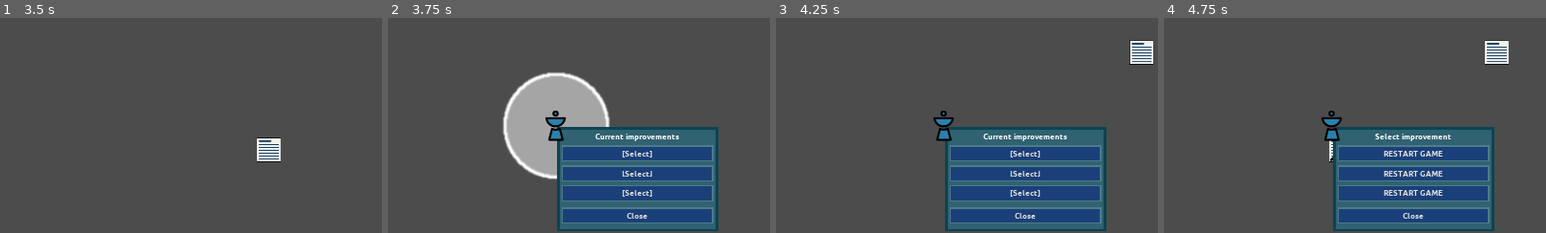
Above: before the commit, frames 1-4 (left to right).
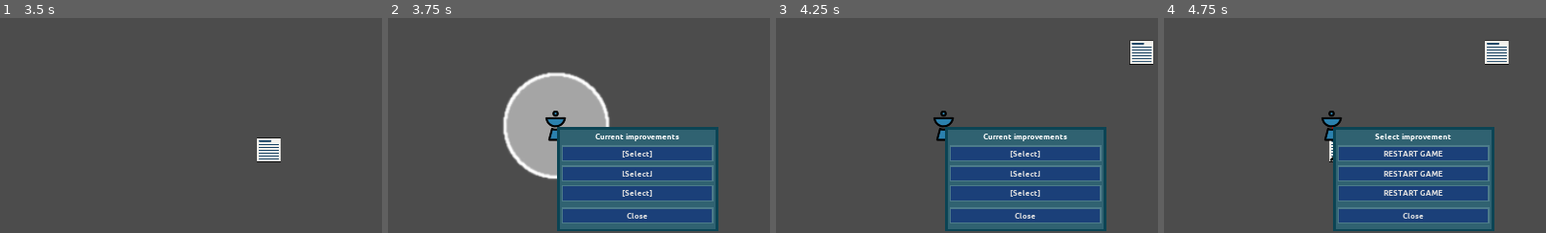
Above: after the commit, the same moments.

Repository: moisesjbc/info-harvest
Game: Godot game, scene res://menus/main_menu/main_menu.tscn
Two runs of this game, one before a commit and one after it. Both use one fixed random seed, a clock stepped at 60 frames per second and the inputs below.
Inputs (mouse positions are % of the whole screen's width and height, from its top left):
- Up to frame 1 (3.5 s): click "NEW GAME" at 0.5 s; click "COST: -30" at 1.25 s; click "COST: -30" at 2 s; click "COST: -30" at 2.75 s
- Up to frame 2 (3.75 s): tap Enter at 3.5 s; move the mouse to (72, 45) at 3.52 s; click (72, 45) at 3.67 s
- Up to frame 3 (4.25 s): no input
- Up to frame 4 (4.75 s): click "[Select]" at 4.25 s
The pictures show only the part of the screen within x 50-100%, y 20-70%; the shares and areas given below are measured in that part.

Frame 1 is identical in both runs. In frame 2, less than 0.1% of the frame differs, in the area x 44-46%, y 51-58%; in frame 3, less than 0.1%; in frame 4, less than 0.1%.
Error in both runs: Invalid call. Nonexistent function 'connect' in base 'Nil'. (res://gameplay/menus/improvement_panel.gd:39)

Commit message:
Add click outside for closing improvements panel

Diff:
--- a/godot-project/gameplay/menus/improvement_panel.gd
+++ b/godot-project/gameplay/menus/improvement_panel.gd
@@ -102,3 +102,12 @@
 	set_current_improvement_text(increase_refutation_time_str)
 	emit_signal("refutation_speed_increased", refutation_speed_increment, refutation_speed_increment_cost)
 	close()
+
+
+func _input(event):
+	if visible \
+		and event is InputEventMouseButton \
+		and event.pressed \
+		and event.button_index == BUTTON_LEFT \
+		and not $panel.get_global_rect().has_point(get_global_mouse_position()):
+		close()
--- a/godot-project/gameplay/menus/improvement_panel.tscn
+++ b/godot-project/gameplay/menus/improvement_panel.tscn
@@ -12,6 +12,7 @@
 
 [node name="improvement_panel" type="Node2D"]
 visible = false
+z_index = 30
 script = ExtResource( 1 )
 
 [node name="panel" parent="." instance=ExtResource( 2 )]
